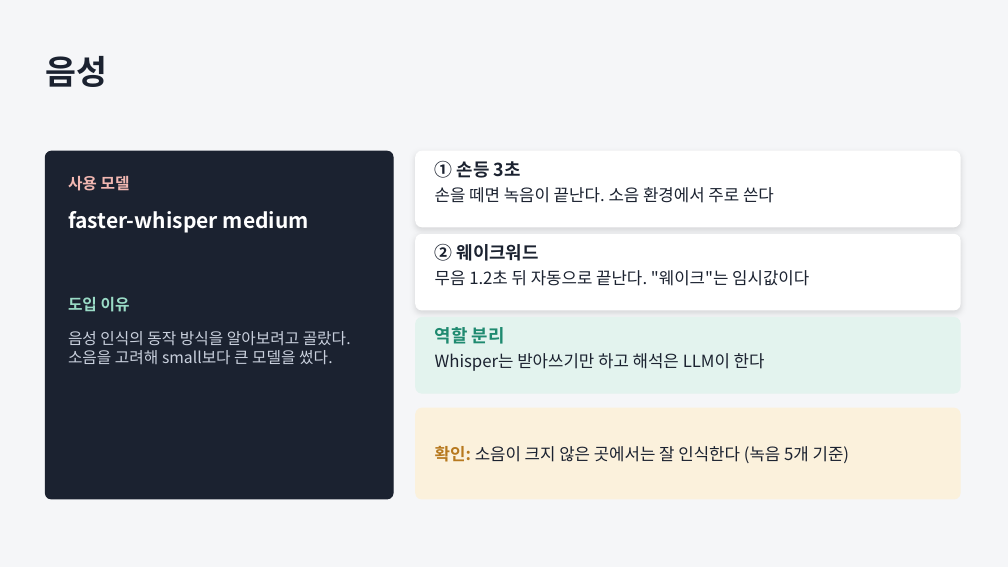
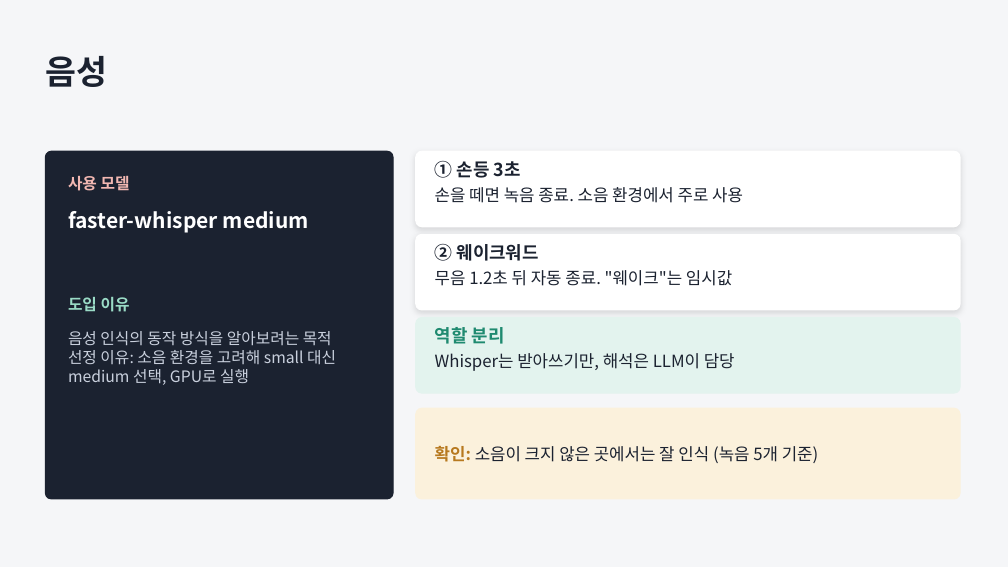
Before and after one commit to JungUH-0/JungPra, a slide deck: slide 8 of pythonpra/myproject/ppt/assistant_process.pptx. Drawn at 1008x567 pixels with LibreOffice and Linux fonts; fonts in the diff are those of the drawing. Boxes give left, top, right and bottom in pixels: in the first picture for what was removed or moved away, otherwise in the second. Text is boxed around its words. In the diff, an @@ line names an element or a change of style, - is before the commit and + after.

```diff
--- a/pythonpra/myproject/ppt/assistant_process.pptx
+++ b/pythonpra/myproject/ppt/assistant_process.pptx
@@ text at [435, 187, 743, 203]: text changed @@
-손을 떼면 녹음이 끝난다. 소음 환경에서 주로 쓴다
+손을 떼면 녹음 종료. 소음 환경에서 주로 사용
@@ text at [435, 270, 732, 286]: text changed @@
-무음 1.2초 뒤 자동으로 끝난다. "웨이크"는 임시값이다
+무음 1.2초 뒤 자동 종료. "웨이크"는 임시값
@@ text at [68, 331, 336, 385]: text changed @@
-음성 인식의 동작 방식을 알아보려고 골랐다. 소음을 고려해 small보다 큰 모델을 썼다.
+음성 인식의 동작 방식을 알아보려는 목적
+선정 이유: 소음 환경을 고려해 small 대신 medium 선택, GPU로 실행
@@ text at [435, 353, 735, 371]: text changed @@
-Whisper는 받아쓰기만 하고 해석은 LLM이 한다
+Whisper는 받아쓰기만, 해석은 LLM이 담당
@@ text at [435, 446, 819, 463]: text changed @@
-확인: 소음이 크지 않은 곳에서는 잘 인식한다 (녹음 5개 기준)
+확인: 소음이 크지 않은 곳에서는 잘 인식 (녹음 5개 기준)
```
Also in this commit, not shown: 11 other slides changed, 5 other files.
